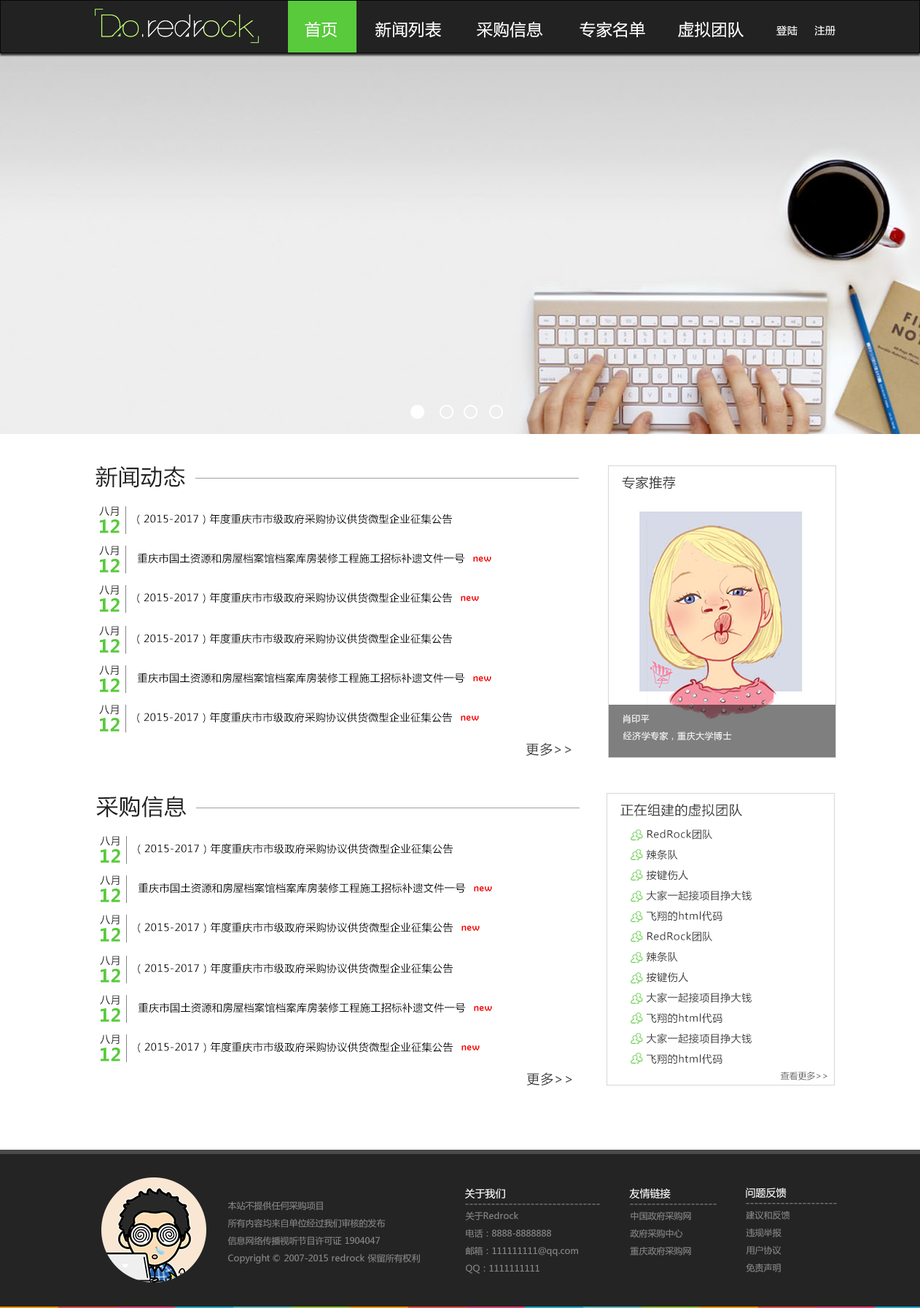
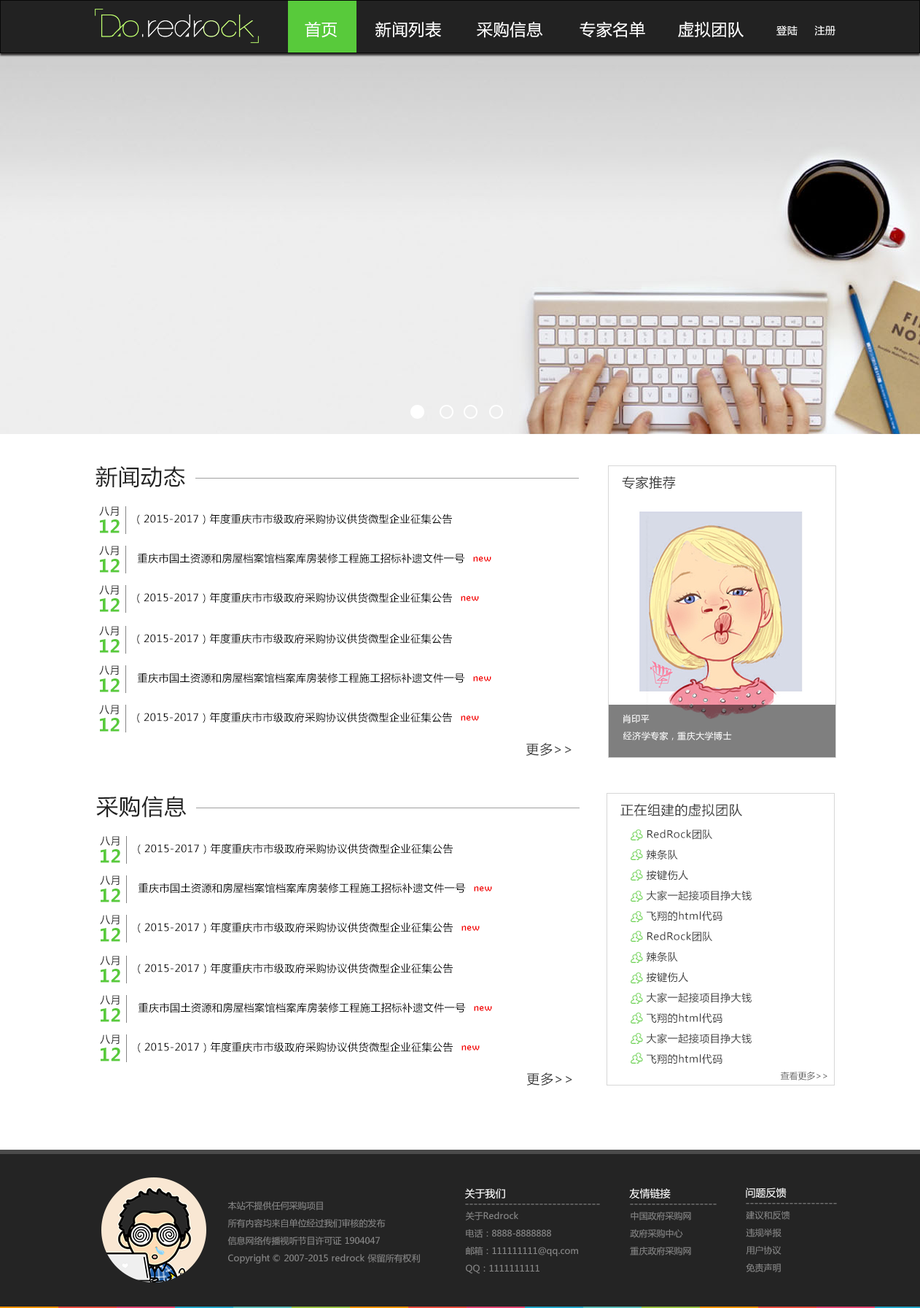
Revision of a layered 920 x 1308 image; what changed, layer by layer:
pixels changed over (99, 519, 493, 1062) (layer not identified)
